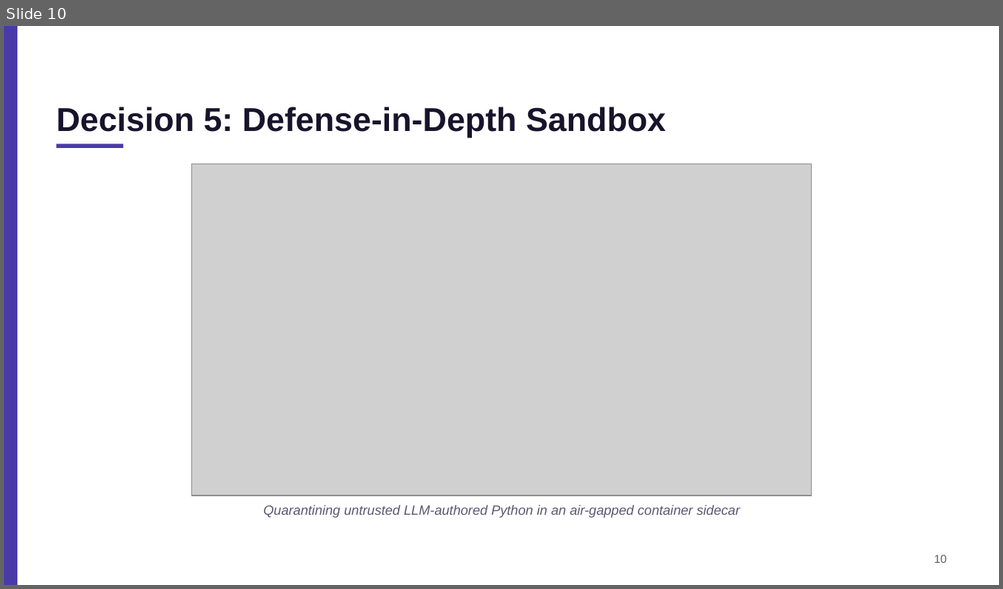
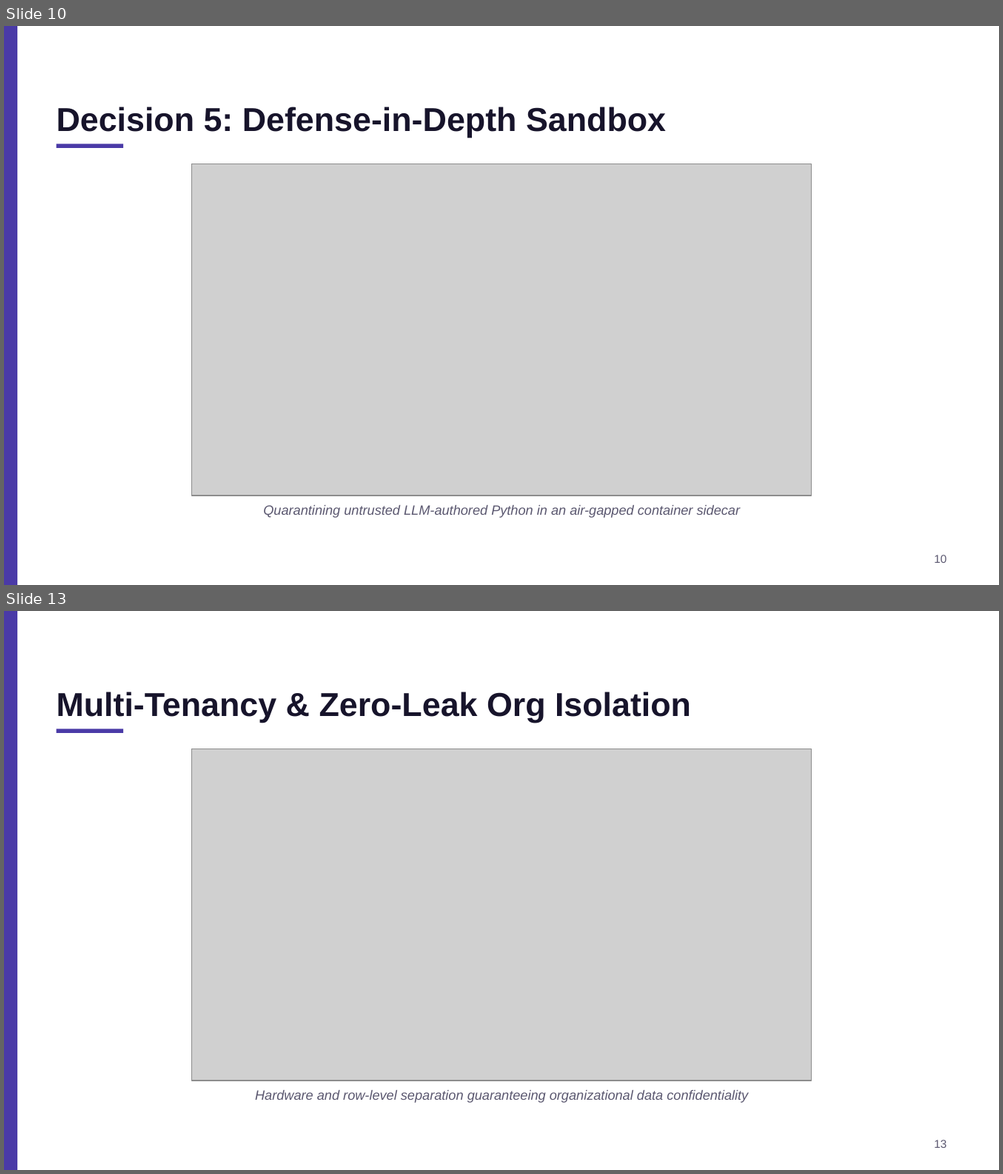
Before and after one commit to KaushalJainAI/AIAAS, a slide deck: AIAAS_Architecture_Technical_Overview.pptx. Shown one above the other, each under a label of ours: slide 10 before the commit, slides 10 and 13 after it; the slides between them are not shown. The pictures are 1003x589 and 1003x1174 pixels, drawn with LibreOffice and Linux fonts; fonts in the diff are those of the drawing; grey boxes stand for pictures. Boxes give left, top, right and bottom in pixels: in the first picture for what was removed or moved away, otherwise in the second. Text is boxed around its words. In the diff, an @@ line names an element or a change of style, - is before the commit and + after.

```diff
--- a/AIAAS_Architecture_Technical_Overview.pptx
+++ b/AIAAS_Architecture_Technical_Overview.pptx
@@ slide 13 added at [4,611,999,1170], background #FFFFFF @@
@@ rectangle added at [4,611,17,1170], fill #4A3AA7 @@
@@ text added at [57,692,691,723], 32 pt, text #17142B, bold @@
+Multi-Tenancy & Zero-Leak Org Isolation
@@ rectangle added at [57,729,123,733], fill #4A3AA7 @@
@@ picture added at [191,749,811,1081] @@
@@ text added at [255,1091,748,1103], 13 pt, text #5B5870, italic @@
+Hardware and row-level separation guaranteeing organizational data confidentiality
@@ text added at [933,1140,946,1148], 11 pt, text #5B5870 @@
+13
```
Also in this commit, not shown: 6 slides changed, 2 other slides added, 1 slide removed, 10 other files.
